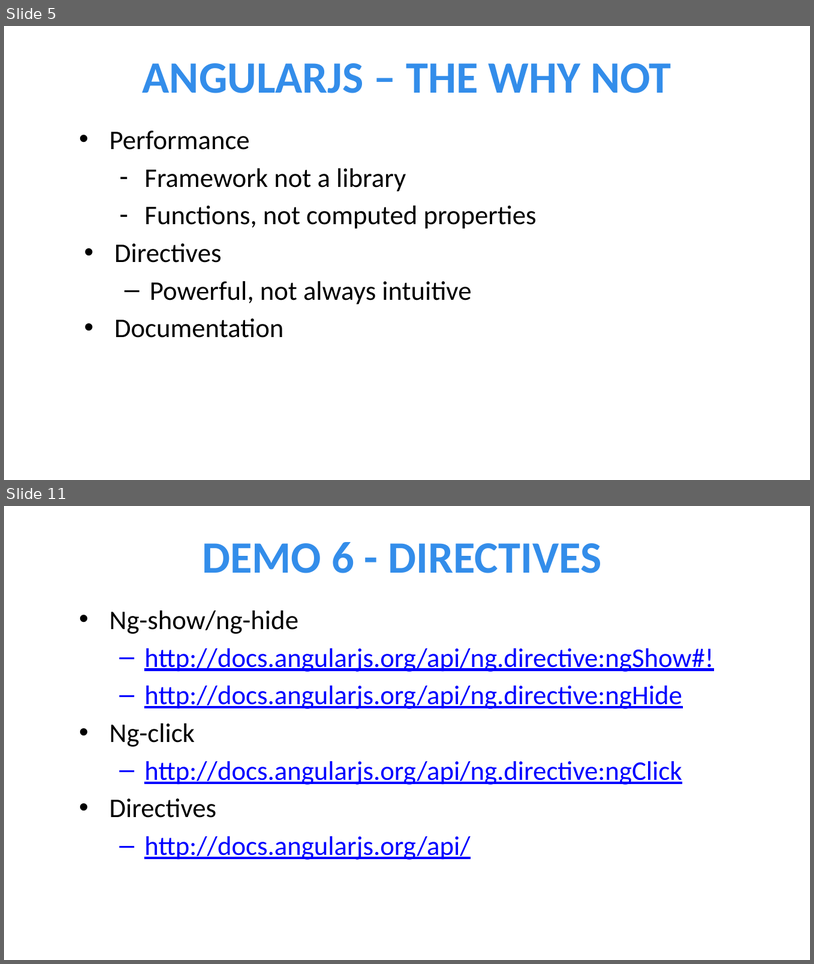
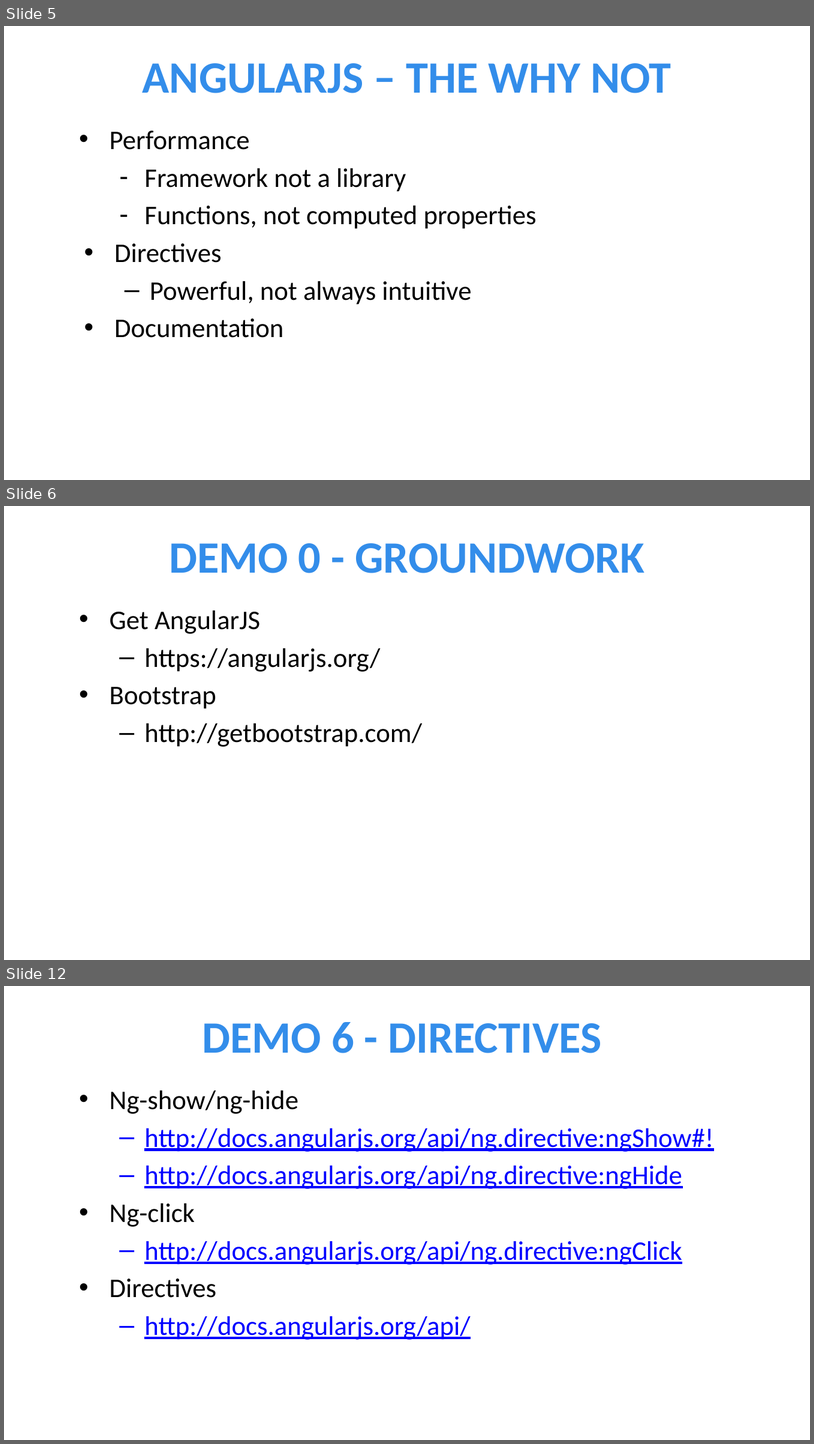
Before and after one commit to jptacek/JPtacek.com, a slide deck: src/documents/2014/05/maddotnet-ug-presentation/AngularJS.pptx. Shown one above the other, each under a label of ours: slides 5 and 11 before the commit, slides 5, 6 and 12 after it; the slides between them are not shown. The pictures are 814x964 and 814x1444 pixels, drawn with LibreOffice and Linux fonts; fonts in the diff are those of the drawing; background and template pictures are left out. Boxes give left, top, right and bottom in pixels: in the first picture for what was removed or moved away, otherwise in the second. Text is boxed around its words. In the diff, an @@ line names an element or a change of style, - is before the commit and + after.

```diff
--- a/src/documents/2014/05/maddotnet-ug-presentation/AngularJS.pptx
+++ b/src/documents/2014/05/maddotnet-ug-presentation/AngularJS.pptx
@@ slide 6 added at [4,506,810,960], background picture (left out) @@
@@ title added at [169,543,645,573], 40 pt, text #338DEA, bold @@
+DEMO 0 - GROUNDWORK
@@ text added at [110,610,422,747], 24 pt, text #000000 @@
+• Get AngularJS
+  – https://angularjs.org/
+• Bootstrap
+  – http://getbootstrap.com/
@@ what was slide 11 is now slide 12 @@
```
Also in this commit, not shown: 5 slides changed, 2 other slides added, 1 other file.
